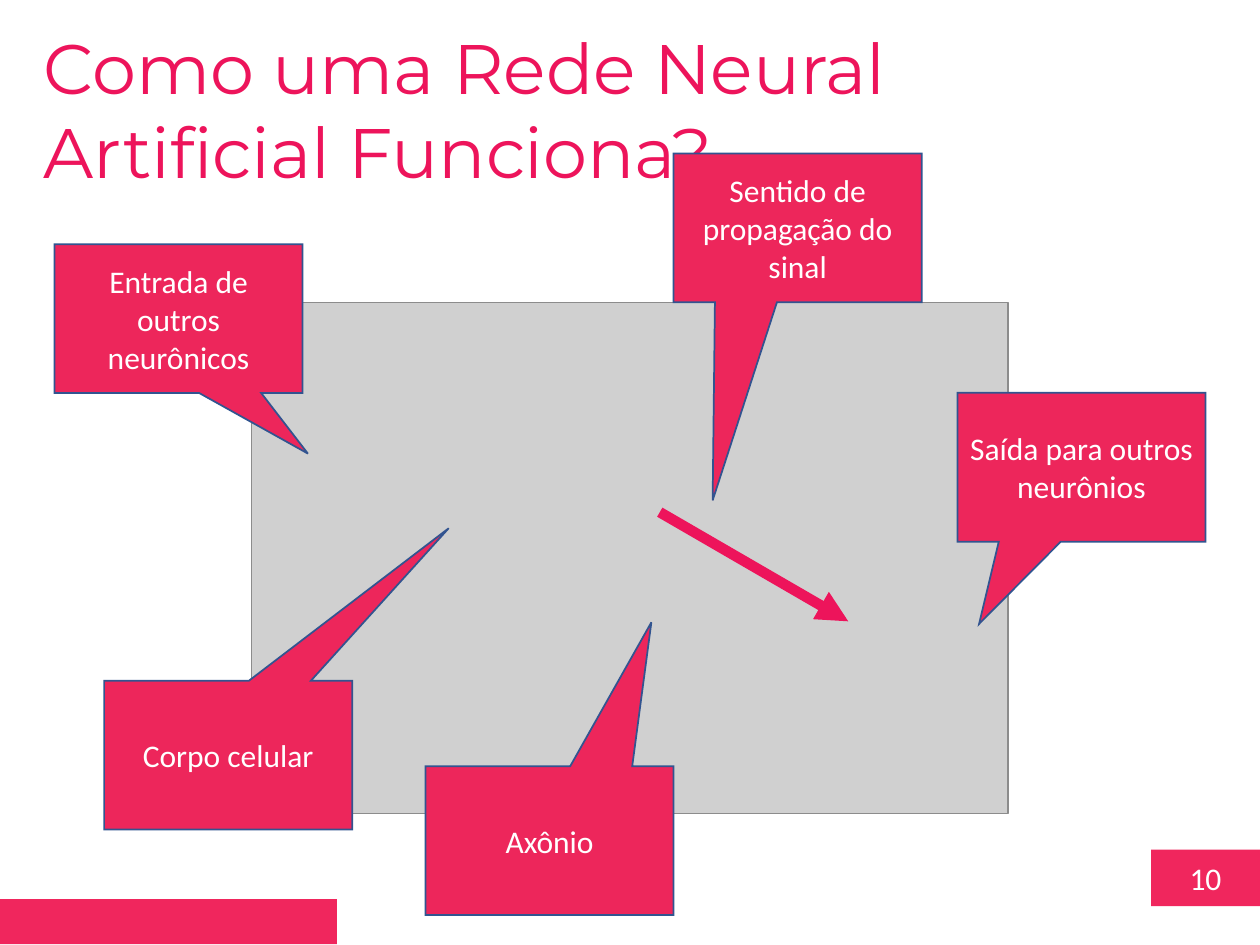
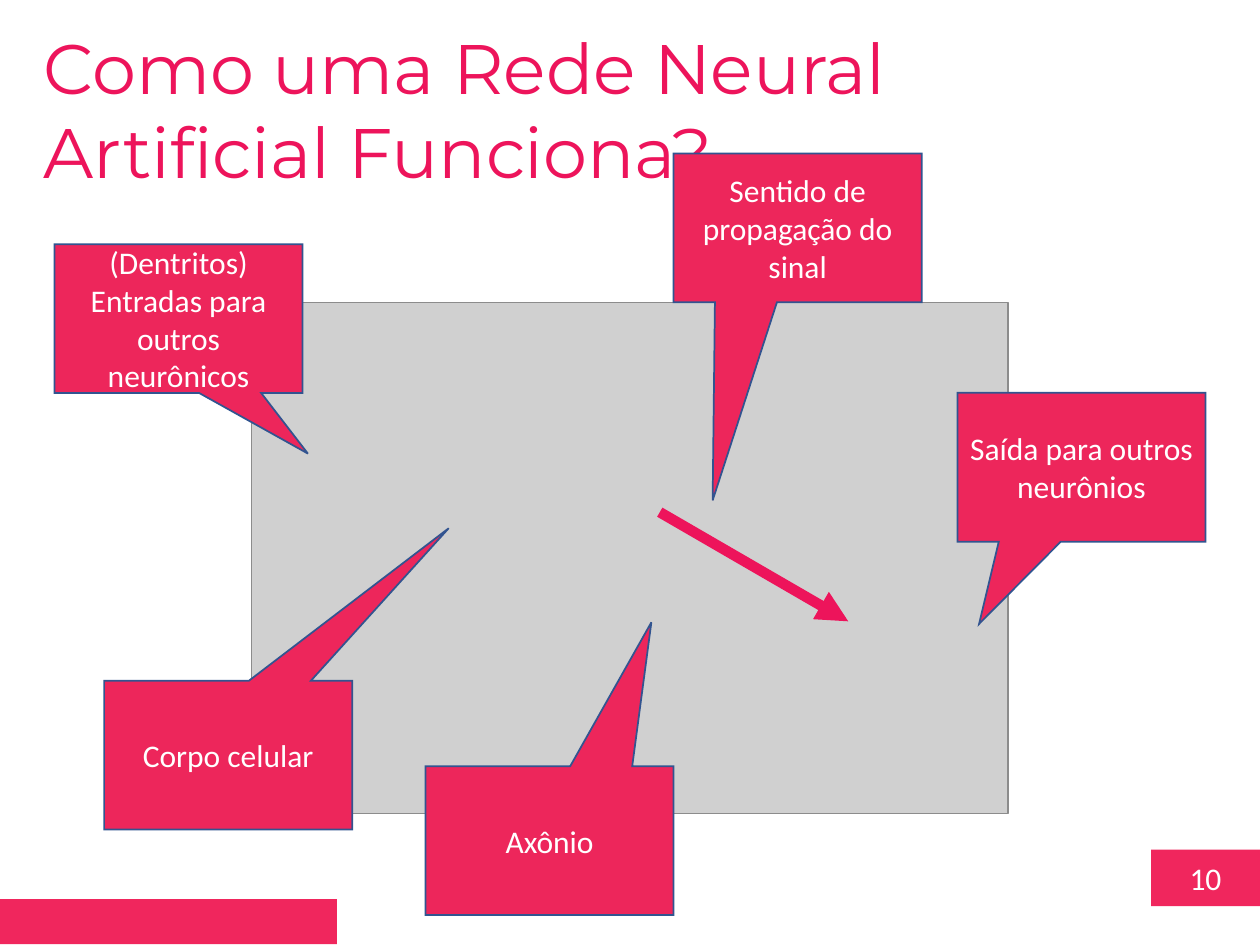
Before and after one commit to toyusan/aula-fiap-disruptive-archs, a slide deck: slide 10 of Aula 06/2023.03.17 Aula 06 – Introdução a Redes Neurais.pptx. Drawn at 1260x945 pixels with LibreOffice and Linux fonts; fonts in the diff are those of the drawing; grey boxes stand for pictures; background and template pictures are left out. Boxes give left, top, right and bottom in pixels: in the first picture for what was removed or moved away, otherwise in the second. Text is boxed around its words. In the diff, an @@ line names an element or a change of style, - is before the commit and + after.

```diff
--- a/Aula 06/2023.03.17 Aula 06 – Introdução a Redes Neurais.pptx
+++ b/Aula 06/2023.03.17 Aula 06 – Introdução a Redes Neurais.pptx
@@ text in speech box at [91,251,266,395]: text changed @@
-Entrada de outros neurônicos
+(Dentritos) Entradas para outros neurônicos
```
Also in this commit, not shown: 1 other slide changed, 2 other files.
